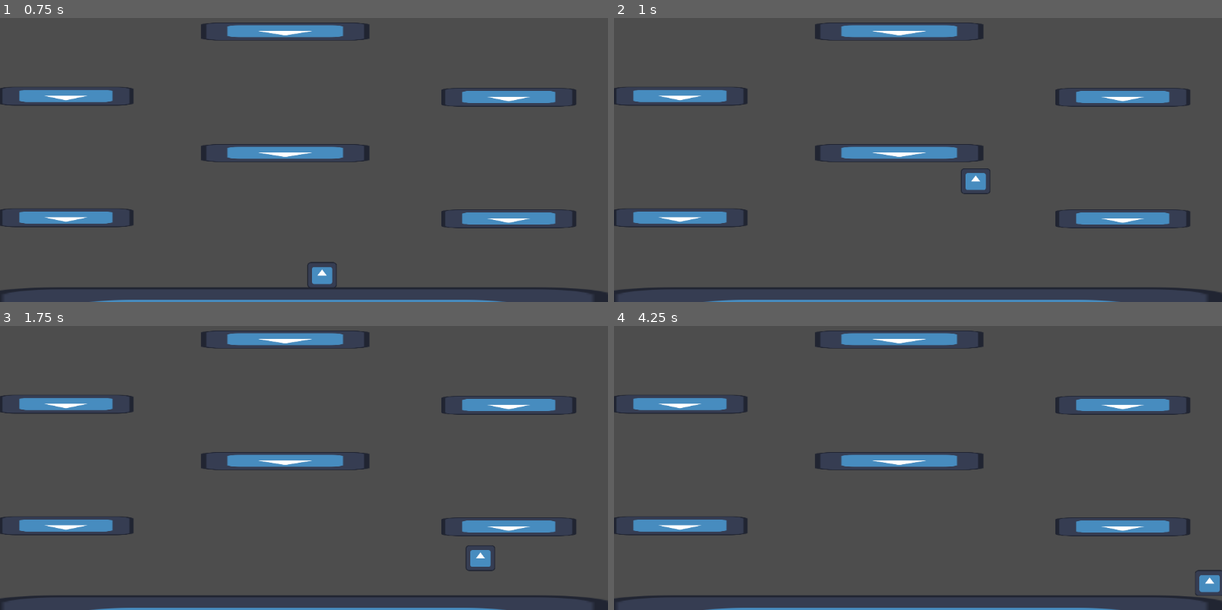
Above: before the commit, frames 1-4 (two rows, left to right).
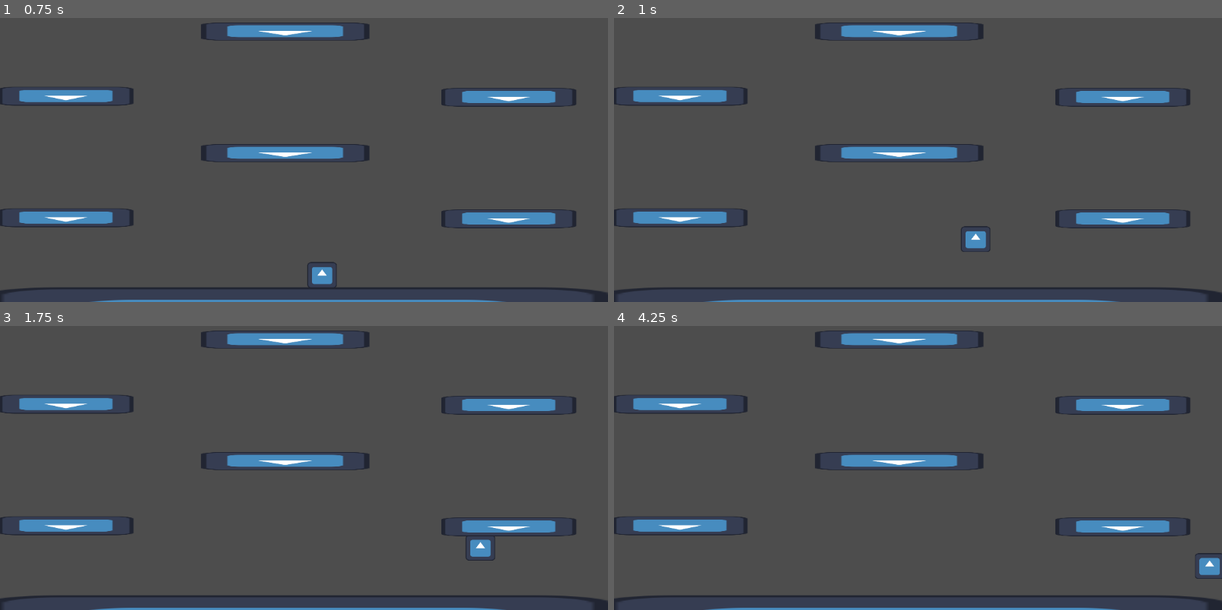
Above: after the commit, the same moments.

Repository: lautaromilo/ReproducirMovimientoGodot
Game: Godot game, scene res://mundo.tscn
Two runs of this game, one before a commit and one after it. Both use one fixed random seed, a clock stepped at 60 frames per second and the inputs below. The engine's default icon, where the game draws it, is replaced by a stand-in: a white triangle on a blue panel in a dark square.
Inputs:
- Up to frame 1 (0.75 s): tap Enter at 0.5 s; hold Right (ui_right) from 0.53 s (still down)
- Up to frame 2 (1 s): keep holding Right (ui_right); tap Up (ui_up) at 0.77 s
- Up to frame 3 (1.75 s): keep holding Right (ui_right); tap Up (ui_up) at 1.52 s
- Up to frame 4 (4.25 s): release Right (ui_right) at 2.03 s; hold Left (ui_left) 2.03-2.78 s; hold Right (ui_right) from 2.78 s (still down); tap Up (ui_up) at 3.02, 3.77 s

Frame 1 is identical in both runs. In frame 2, 0.5% of the frame differs, in the area x 57-62%, y 52-83%; in frame 3, 0.3%; in frame 4, 0.5%.

Commit message:
CorrecióndeVelsalto2

Diff:
--- a/personaje.gd
+++ b/personaje.gd
@@ -2,7 +2,7 @@
 
 const SPEED = 300.0
 const JUMP_VELOCITY = -1020.0
-const JUMP_2 = JUMP_VELOCITY
+const JUMP_2 = JUMP_VELOCITY * 0.5
 var ensalto = false
 var saltos = 0
 
